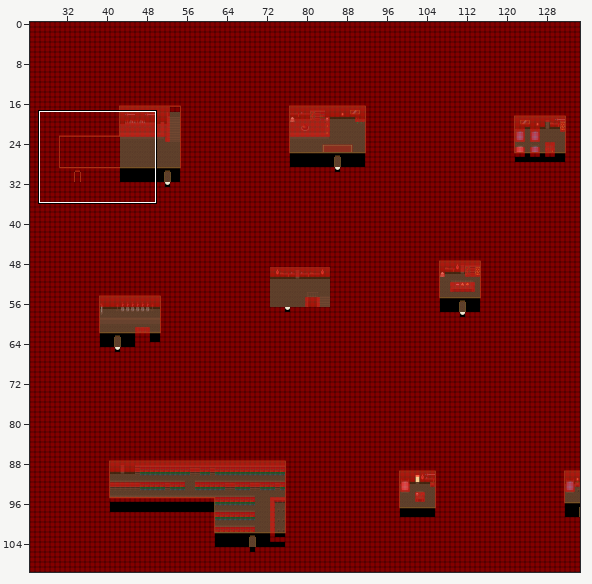
Two states of a Tiled map, tmwdata/maps/hali001.tmx. The picture above shows the old version from afar; the outline marks the close-up.
Close-up. First the earlier version:
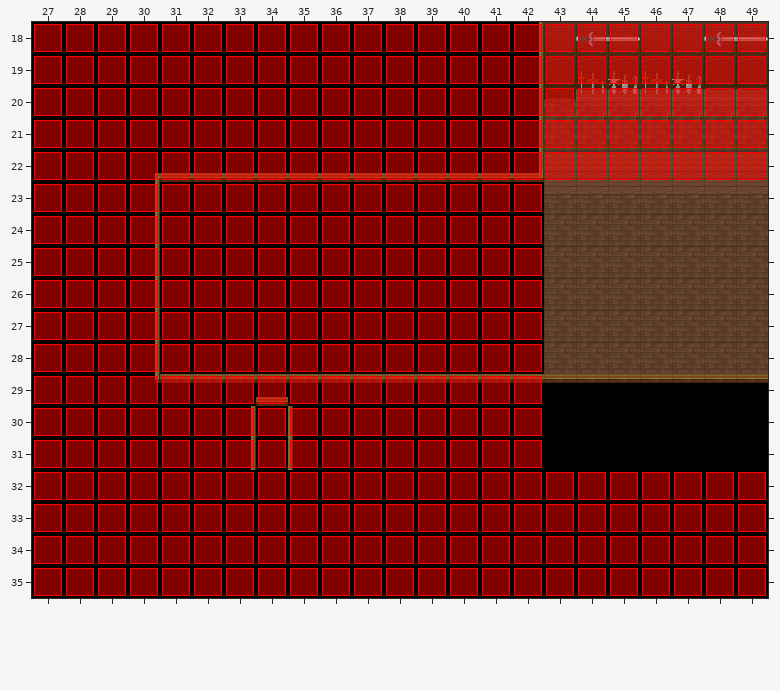
Cells are 32x32 px. Shown: x 27..49, y 18..35. The commit also changed other parts of the map, which this record leaves out.
And afterwards:
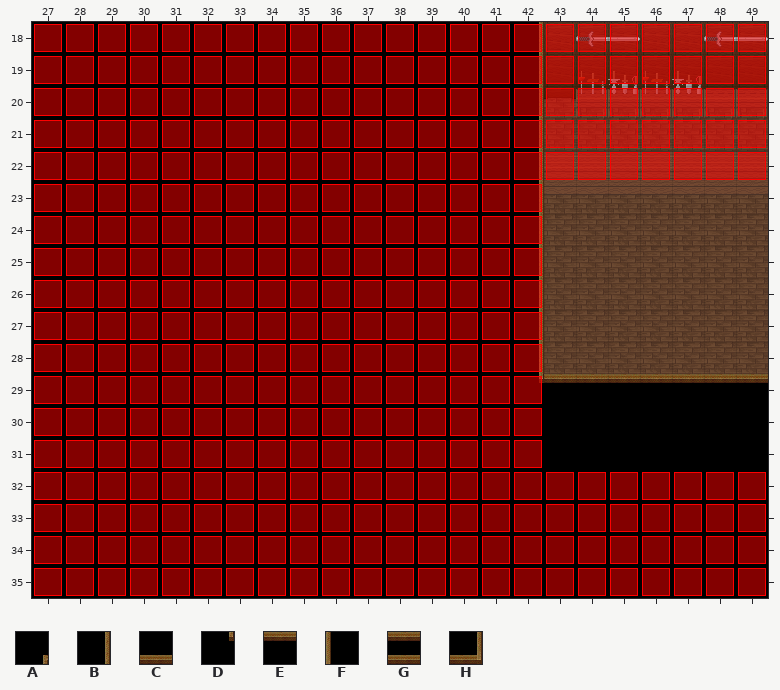
Key: from "cabana_in": A 10, B 12, C 13, D 26, E 28, F 29, G 41, H 63.
_ is an empty cell.
From old to new:
Layer "top":
Tile H gives way to tile B in row 22 at x 42.
The edit adds tile B in rows 23 to 28 at x 42.
Tile E gives way to tile D in row 29 at x 42.
The edit erases tile A in row 22 at x 30.
The edit erases tile B in rows 23 to 28 at x 30; in rows 30 to 31 at x 33.
The edit erases tile C in row 22 at x 31 to 41.
The edit erases tile D in row 29 at x 30.
The edit erases tile E in row 29 at x 31 to 33 and 35 to 41.
The edit erases tile F in rows 30 to 31 at x 35.
The edit erases tile G in row 29 at x 34.
Where, in picture pixels (left, top, right, bottom), the same in both close-ups:
changed: (155, 150, 544, 470)
